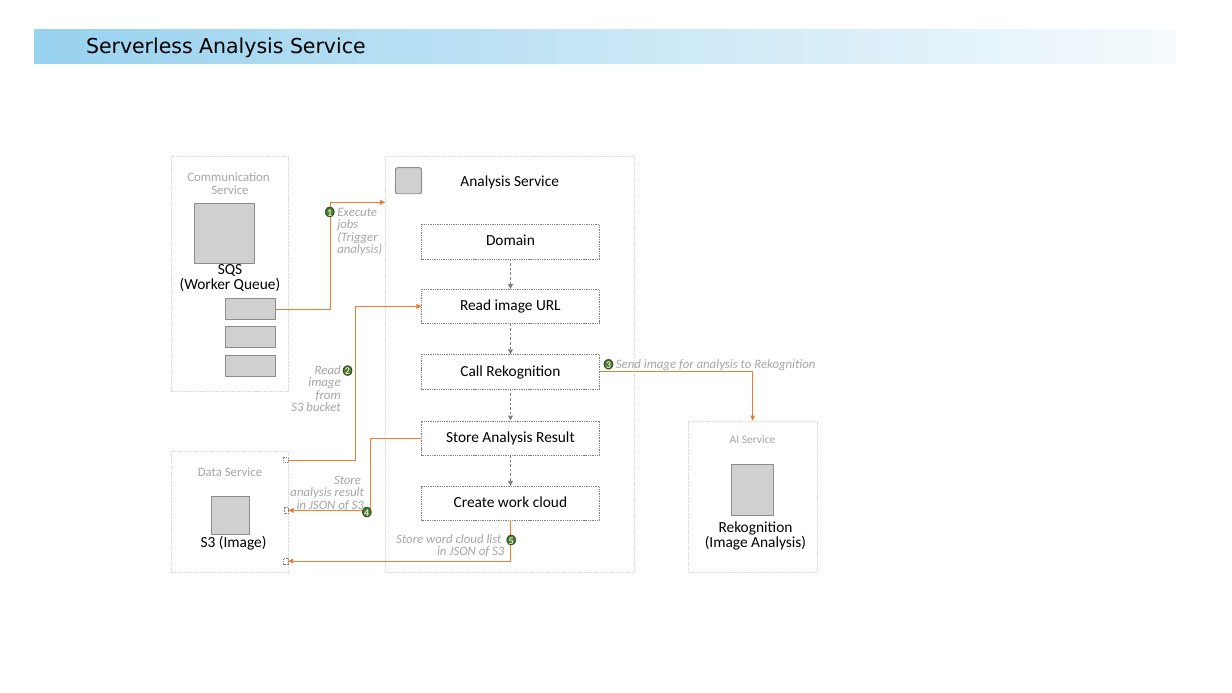
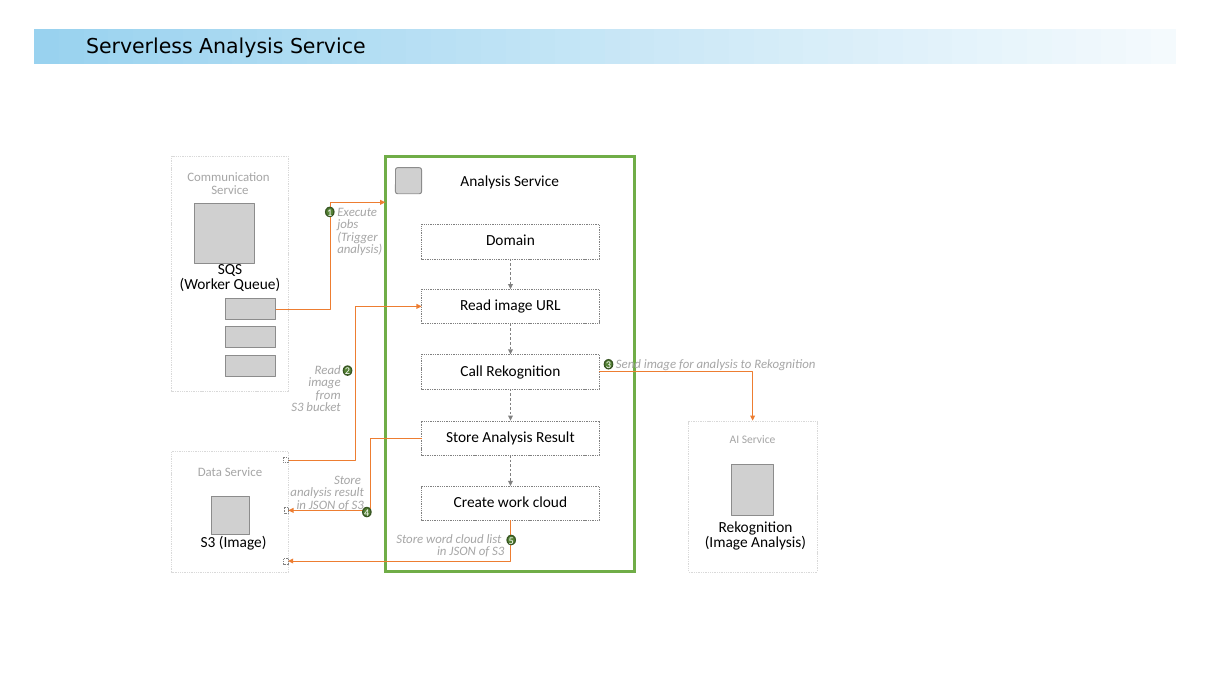
Before and after one commit to shawnginx-ai/nginx-serverless-image-recognition, a slide deck: slide 6 of docs/nginx-serverless-examples.pptx. Drawn at 1232x693 pixels with LibreOffice and Linux fonts; fonts in the diff are those of the drawing; grey boxes stand for pictures; background and template pictures are left out. Boxes give left, top, right and bottom in pixels: in the first picture for what was removed or moved away, otherwise in the second. Text is boxed around its words. In the diff, an @@ line names an element or a change of style, - is before the commit and + after.

Commit message:
design: serverless UI service

```diff
--- a/docs/nginx-serverless-examples.pptx
+++ b/docs/nginx-serverless-examples.pptx
@@ rectangle "Analysis Service" at [385,156,634,571]: outline #D9D9D9 0.25 pt dashed to #70AD47 2 pt @@
```
Also in this commit, not shown: 1 other slide changed, 2 slides added, 2 other files.
